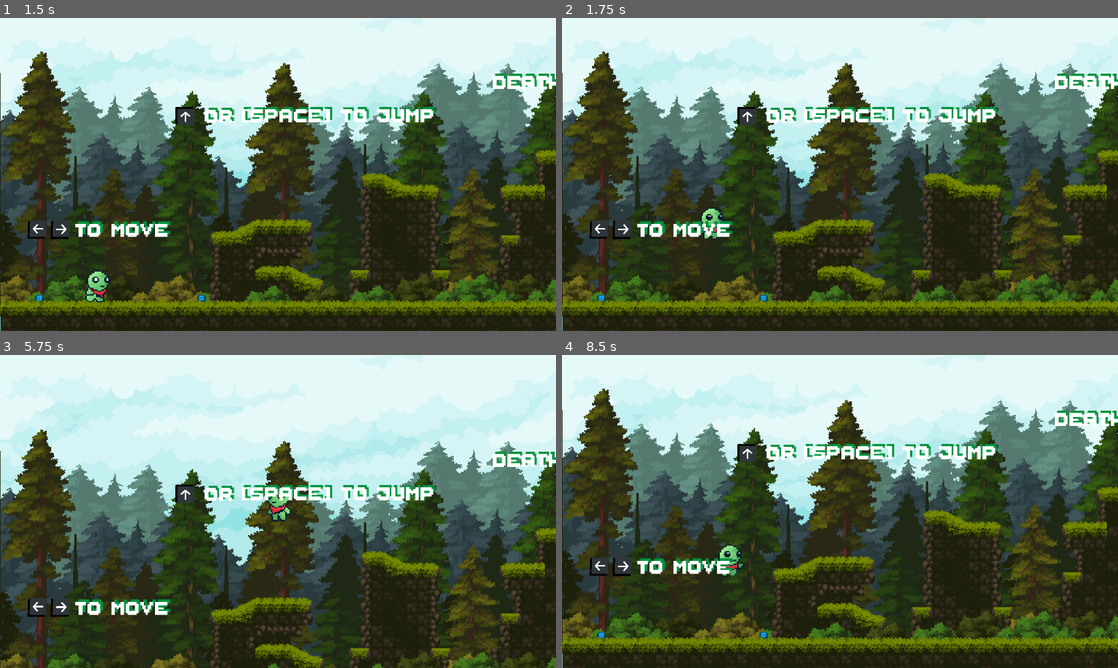
Above: before the commit, frames 1-4 (two rows, left to right).
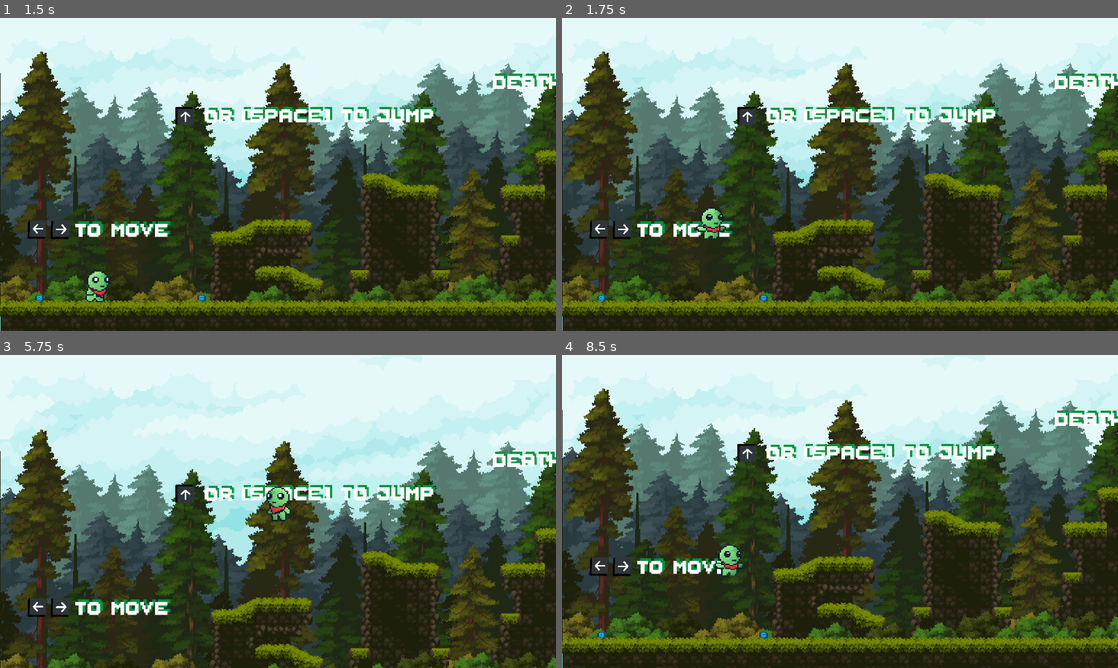
Above: after the commit, the same moments.

Repository: Jeric-Tan/Sliggy
Game: Godot game, scene res://levels/level_1.tscn
The game is run twice, just before and just after one commit, with the same random seed, the same clock (stepped at 60 frames per second) and the same inputs.
Inputs (mouse positions are in pixels of both pictures, inside the frame that each line leads up to):
- Up to frame 1 (1.5 s): click "Play" at 0.5 s; tap Enter at 1.25 s; move the mouse to (400, 158) at 1.27 s; hold Right (right) from 1.28 s (still down); tap C (clear) at 1.35 s
- Up to frame 2 (1.75 s): keep holding Right (right); tap Up (jump) at 1.52 s
- Up to frame 3 (5.75 s): move the mouse to (166, 527) at 2.02 s; tap C (clear) every 0.75 s from 2.1 to 5.1 s; tap Up (jump) at 2.27, 3.77, 4.52, 5.27 s; move the mouse to (333, 442) at 2.77 s; release Right (right) at 2.78 s; hold Left (left) 2.78-3.53 s; move the mouse to (250, 574) at 3.52 s; hold Right (right) 3.53-5.03 s; move the mouse to (444, 558) at 4.27 s; move the mouse to (111, 464) at 5.02 s; hold Left (left) from 5.03 s (still down)
- Up to frame 4 (8.5 s): move the mouse to (867, 511) at 5.77 s; release Left (left) at 5.78 s; hold Right (right) 5.78-6.53 s; tap C (clear) every 0.75 s from 5.85 to 8.1 s; move the mouse to (756, 433) at 6.52 s; hold Left (left) 6.53-8.03 s; tap Up (jump) at 6.77, 7.52, 8.27 s; move the mouse to (962, 495) at 7.27 s; move the mouse to (728, 527) at 8.02 s; hold Right (right) from 8.03 s (still down)

Frame 1 is identical in both runs. In frame 2, 0.2% of the frame differs, in the area x 24-30%, y 64-70%; in frame 3, 0.1%; in frame 4, 0.1%.

Commit message:
fix ordering

Diff:
--- a/scenes/death_player.tscn
+++ b/scenes/death_player.tscn
@@ -63,6 +63,7 @@
 }]
 
 [node name="death_player" type="AnimatedSprite2D"]
+z_index = 10
 scale = Vector2(0.175, 0.175)
 sprite_frames = SubResource("SpriteFrames_mo6k7")
 frame_progress = 0.0881467
--- a/scenes/level_holder.tscn
+++ b/scenes/level_holder.tscn
@@ -17,9 +17,6 @@
 [node name="hazard_tiles" parent="." instance=ExtResource("2_p4h6l")]
 
 [node name="all_tilemap" parent="." instance=ExtResource("3_t8yer")]
-
-[node name="player" parent="." instance=ExtResource("3_0wt6r")]
-position = Vector2(55, 445)
 
 [node name="death_player" parent="." instance=ExtResource("4_h863s")]
 
@@ -47,3 +44,6 @@
 theme_override_font_sizes/font_size = 30
 text = "5"
 metadata/_edit_use_anchors_ = true
+
+[node name="player" parent="." instance=ExtResource("3_0wt6r")]
+position = Vector2(55, 445)
--- a/scenes/player.tscn
+++ b/scenes/player.tscn
@@ -322,6 +322,7 @@
 size = Vector2(77.3824, 171.125)
 
 [node name="player" type="CharacterBody2D" groups=["player"]]
+z_index = 10
 position = Vector2(1, 0)
 scale = Vector2(0.265, 0.25)
 script = ExtResource("1_8krbp")
Not shown, changed: levels/level_2.tscn
